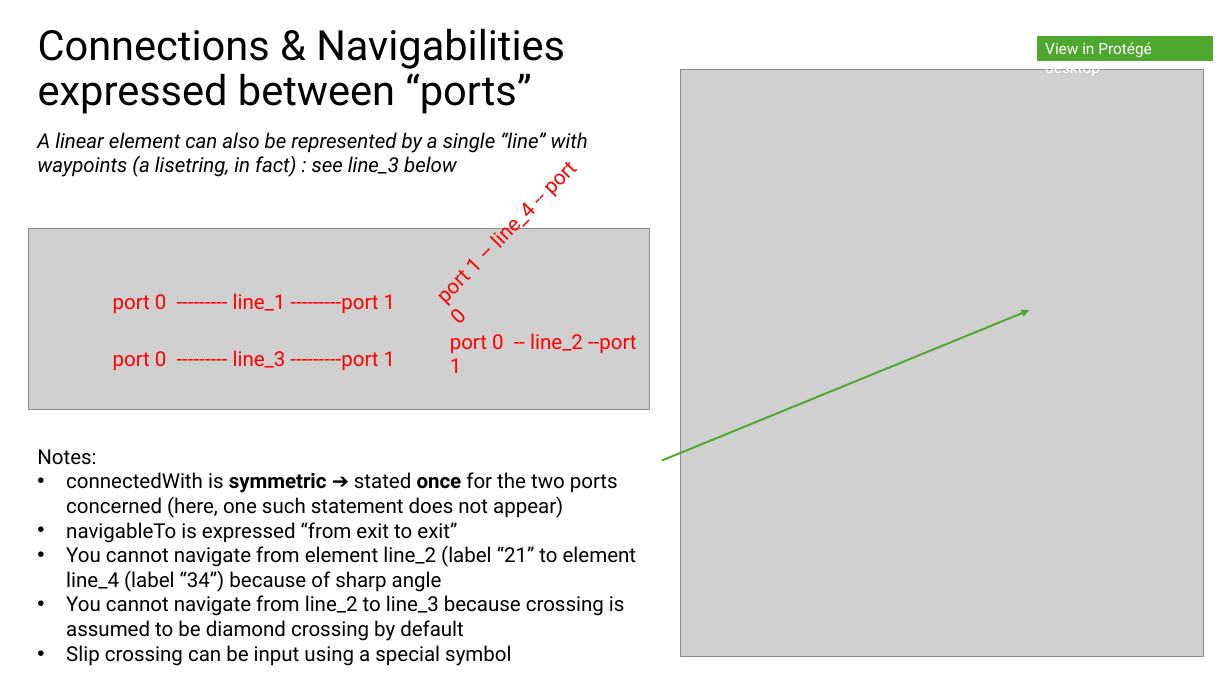
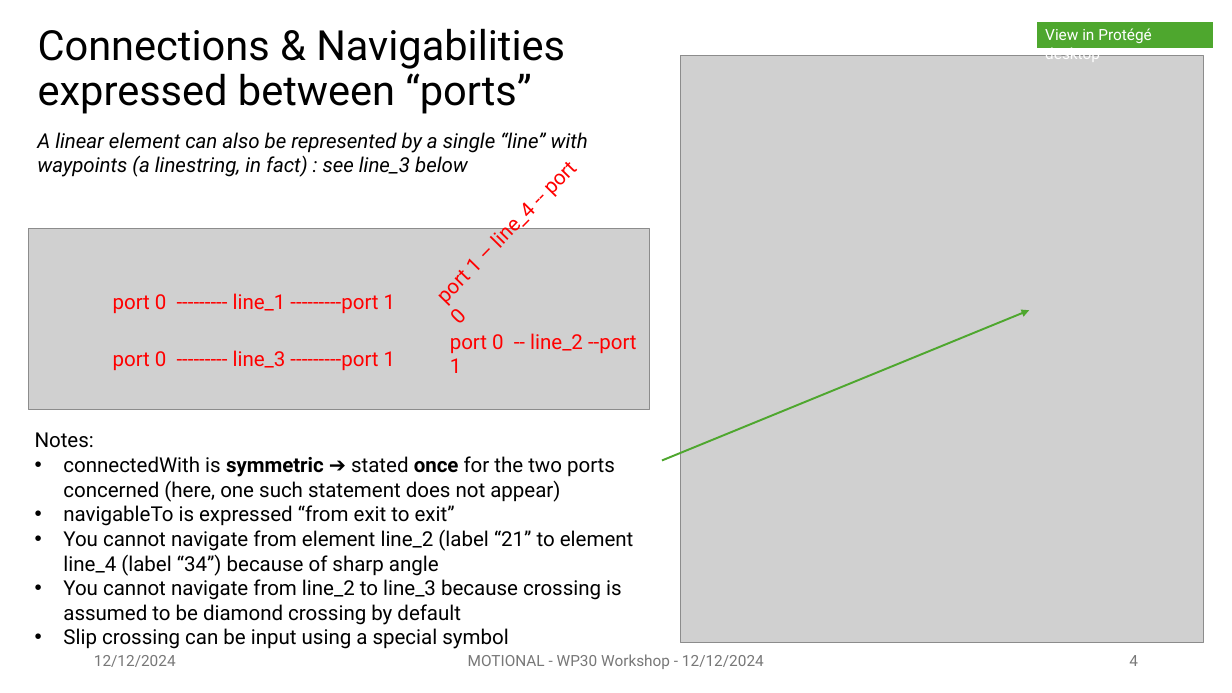
Before and after one commit to UICrail/SemanticRSM, a slide deck: slide 4 of Documentation/illustrations/241212_Topology.pptx (slide 5 before the commit). Drawn at 1232x693 pixels with LibreOffice and Linux fonts; fonts in the diff are those of the drawing; grey boxes stand for pictures. Boxes give left, top, right and bottom in pixels: in the first picture for what was removed or moved away, otherwise in the second. Text is boxed around its words. In the diff, an @@ line names an element or a change of style, - is before the commit and + after.

```diff
--- a/Documentation/illustrations/241212_Topology.pptx
+++ b/Documentation/illustrations/241212_Topology.pptx
@@ rectangle "View in Protégé desktop": place and size @@
-rectangle "View in Protégé desktop" at (1036, 35, 1214, 63)
+rectangle "View in Protégé desktop" at (1036, 21, 1214, 49)
@@ picture: place and size @@
-picture at (680, 69, 1204, 656)
+picture at (680, 55, 1204, 642)
@@ text at (37, 132, 588, 177): text changed @@
-A linear element can also be represented by a single “line” with waypoints (a lisetring, in fact) : see line_3 below
+A linear element can also be represented by a single “line” with waypoints (a linestring, in fact) : see line_3 below
@@ text "Notes:": place and size @@
-text "Notes:" at (37, 449, 636, 666)
+text "Notes:" at (35, 432, 633, 649)
@@ text added at (94, 655, 176, 667), 12 pt, text #797979 @@
+12/12/2024
@@ text added at (468, 654, 764, 669), 12 pt, text #797979 @@
+MOTIONAL - WP30 Workshop - 12/12/2024
@@ page number added at (1129, 655, 1138, 666), 12 pt, text #797979 @@
+4
```
Also in this commit, not shown: 5 other slides changed, 11 slides added, 3 slides removed, 8 other files.
